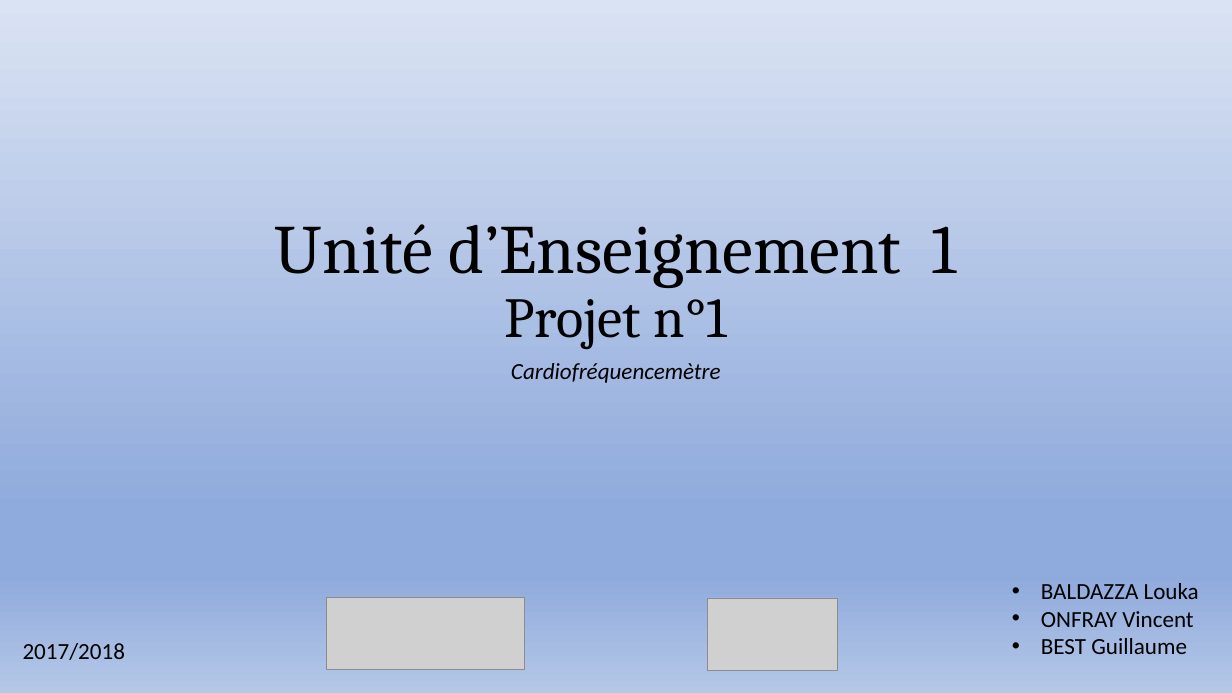
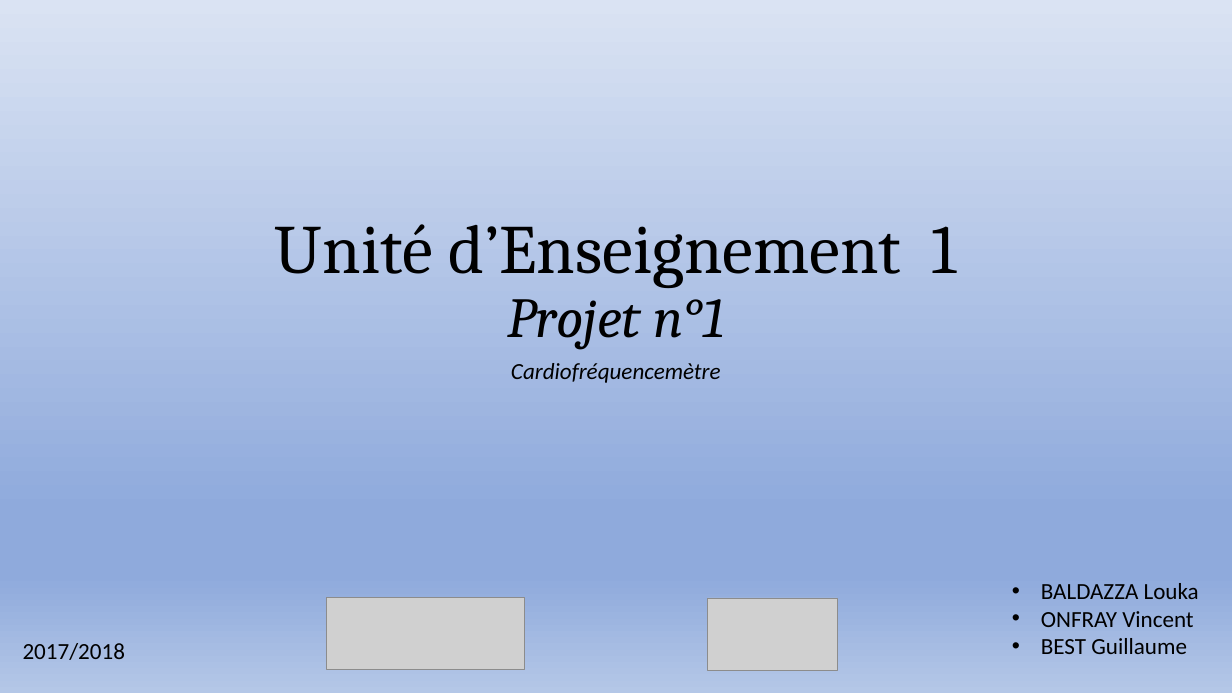
Before and after one commit to Exia-Jellyfish/UE-1-Projet-Grp7, a slide deck: slide 1 of PROJET 1 UE 1 diapositive.pptx. Drawn at 1232x693 pixels with LibreOffice and Linux fonts; fonts in the diff are those of the drawing; grey boxes stand for pictures. Boxes give left, top, right and bottom in pixels: in the first picture for what was removed or moved away, otherwise in the second. Text is boxed around its words. In the diff, an @@ line names an element or a change of style, - is before the commit and + after.

```diff
--- a/PROJET 1 UE 1 diapositive.pptx
+++ b/PROJET 1 UE 1 diapositive.pptx
@@ title "Unité d’Enseignement 1 Projet n°1" at (x1=275, y1=224, x2=957, y2=350): italic on in "Projet n°1" @@
```
Also in this commit, not shown: 9 other slides changed.
